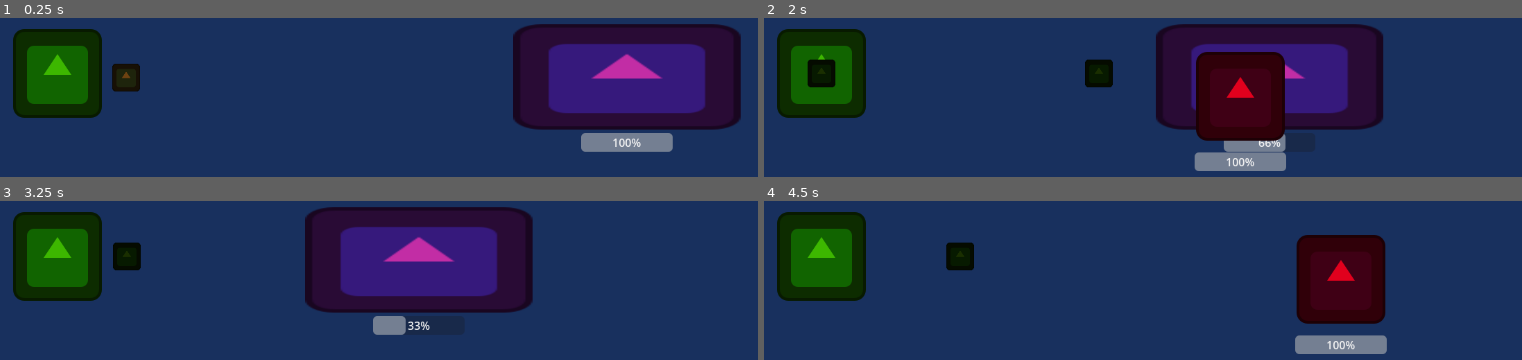
Above: before the commit, frames 1-4 (two rows, left to right).
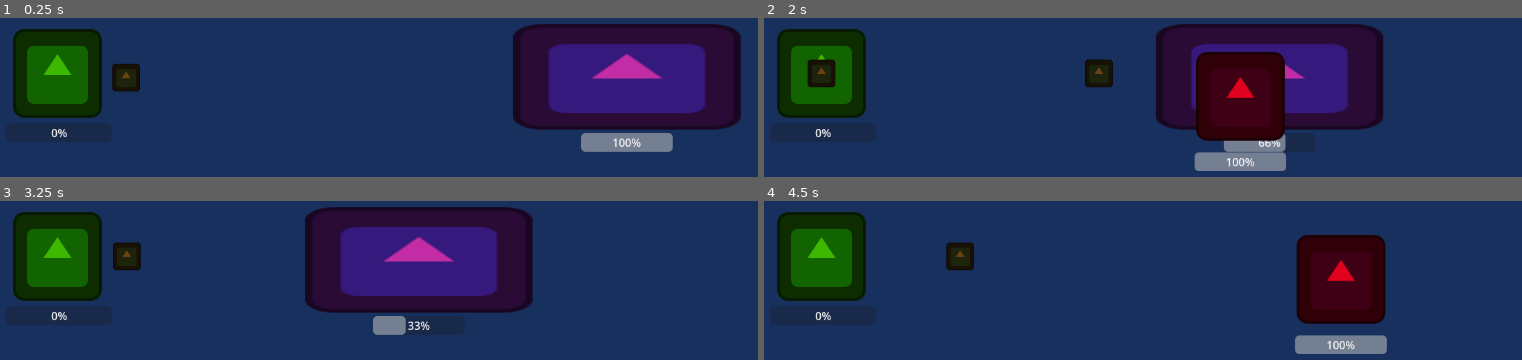
Above: after the commit, the same moments.

Repository: kenwillg/godot-components-learning
Game: Godot game, scene res://src/main.tscn
The game is run twice, just before and just after one commit, with the same random seed, the same clock (stepped at 60 frames per second) and the same inputs. The engine's default icon, where the game draws it, is replaced by a stand-in: a white triangle on a blue panel in a dark square.
Inputs:
- Up to frame 1 (0.25 s): no input
- Up to frame 2 (2 s): no input
- Up to frame 3 (3.25 s): no input
- Up to frame 4 (4.5 s): no input

The runs differ from the first frame. In frame 1, less than 0.1% of the frame differs, in the area x 6-9%, y 69-75%; in frame 2, 0.1%, in the area x 6-45%, y 31-75%; in frame 3, 0.1%; in frame 4, 0.1%.

Commit message:
detection with slide collisions done

Diff:
--- a/src/fish/fish.gd
+++ b/src/fish/fish.gd
@@ -12,6 +12,12 @@
 	velocity = Vector2(SPEED, 0)
 	move_and_slide()
 
+	var collision_count = get_slide_collision_count()
+	for i in collision_count:
+		var collision_info = get_slide_collision(i)
+		var collider = collision_info.get_collider()
+
+
 func take_damage(damage: float):
 	health -= damage
 	progress_bar.value = health
--- a/src/main.tscn
+++ b/src/main.tscn
@@ -1,9 +1,8 @@
-[gd_scene load_steps=8 format=3 uid="uid://3ul5qd8ag8g4"]
+[gd_scene load_steps=7 format=3 uid="uid://3ul5qd8ag8g4"]
 
 [ext_resource type="PackedScene" uid="uid://chhgmyqpak00r" path="res://src/big_fish/big_fish.tscn" id="1_3cfgd"]
-[ext_resource type="Texture2D" uid="uid://rk1an538fvbi" path="res://icon.svg" id="1_gh0ne"]
 [ext_resource type="PackedScene" uid="uid://dprwukmm3bx1i" path="res://src/projectile/projectile.tscn" id="3_3cfgd"]
-[ext_resource type="Script" uid="uid://bnkwmsi2a0rqy" path="res://src/tower/tower.gd" id="3_5q4o7"]
+[ext_resource type="PackedScene" uid="uid://cbb5v85e30vu5" path="res://src/tower/tower.tscn" id="3_fyndt"]
 [ext_resource type="Script" uid="uid://co1ucu0tdto3v" path="res://src/spawner/spawner.gd" id="5_fyndt"]
 [ext_resource type="PackedScene" uid="uid://cafhf3gqiw5xv" path="res://src/fish/fish.tscn" id="6_kmhfv"]
 
@@ -23,18 +22,10 @@
 [node name="Projectile" parent="." instance=ExtResource("3_3cfgd")]
 position = Vector2(141, 252)
 
-[node name="Tower" type="Sprite2D" parent="."]
-modulate = Color(0.239597, 0.717409, 0, 1)
+[node name="Tower" parent="." instance=ExtResource("3_fyndt")]
 position = Vector2(142, 246)
-texture = ExtResource("1_gh0ne")
-script = ExtResource("3_5q4o7")
-
-[node name="Timer" type="Timer" parent="Tower"]
-unique_name_in_owner = true
 
 [node name="Spawner" type="Marker2D" parent="."]
 position = Vector2(1346, 279)
 script = ExtResource("5_fyndt")
 items = Array[PackedScene]([ExtResource("6_kmhfv"), ExtResource("1_3cfgd")])
-
-[connection signal="timeout" from="Tower/Timer" to="Tower" method="_on_timer_timeout"]
--- a/src/tower/tower.gd
+++ b/src/tower/tower.gd
@@ -1,5 +1,8 @@
-extends Sprite2D
+extends StaticBody2D
 
+@export var health:float = 200
+
+@onready var health_bar: ProgressBar = $Health
 @onready var timer: Timer = %Timer
 
 func _ready() -> void:
--- /dev/null
+++ b/src/tower/tower.tscn
@@ -0,0 +1,28 @@
+[gd_scene load_steps=4 format=3 uid="uid://cbb5v85e30vu5"]
+
+[ext_resource type="Texture2D" uid="uid://rk1an538fvbi" path="res://icon.svg" id="1_a22bq"]
+[ext_resource type="Script" uid="uid://bnkwmsi2a0rqy" path="res://src/tower/tower.gd" id="2_dfivw"]
+
+[sub_resource type="RectangleShape2D" id="RectangleShape2D_a22bq"]
+size = Vector2(122, 124)
+
+[node name="Tower" type="StaticBody2D"]
+script = ExtResource("2_dfivw")
+
+[node name="Timer" type="Timer" parent="."]
+unique_name_in_owner = true
+
+[node name="Health" type="ProgressBar" parent="."]
+offset_left = -74.0
+offset_top = 72.0
+offset_right = 78.0
+offset_bottom = 99.0
+
+[node name="Sprite2D" type="Sprite2D" parent="."]
+modulate = Color(0.239597, 0.717409, 0, 1)
+texture = ExtResource("1_a22bq")
+
+[node name="CollisionShape2D" type="CollisionShape2D" parent="."]
+shape = SubResource("RectangleShape2D_a22bq")
+
+[connection signal="timeout" from="Timer" to="Sprite2D" method="_on_timer_timeout"]
